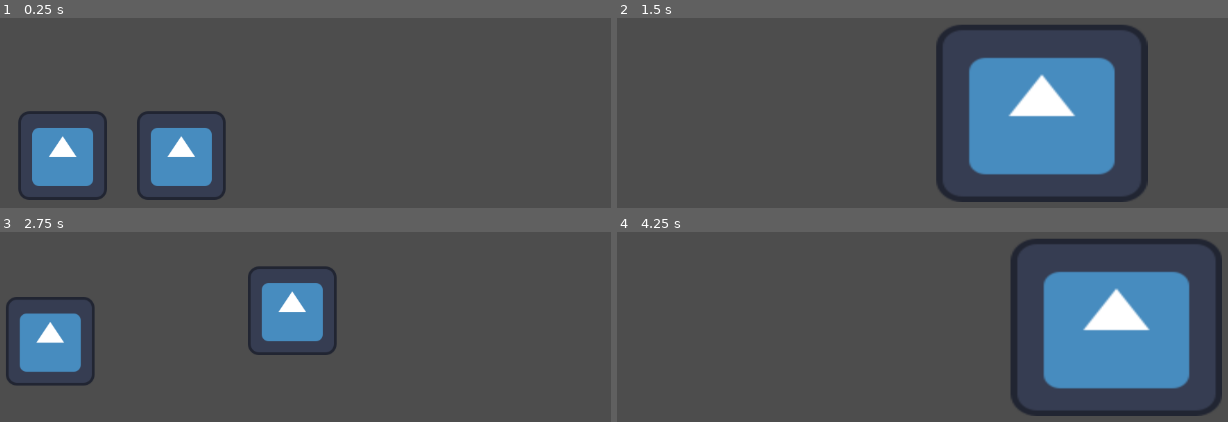
Above: before the commit, frames 1-4 (two rows, left to right).
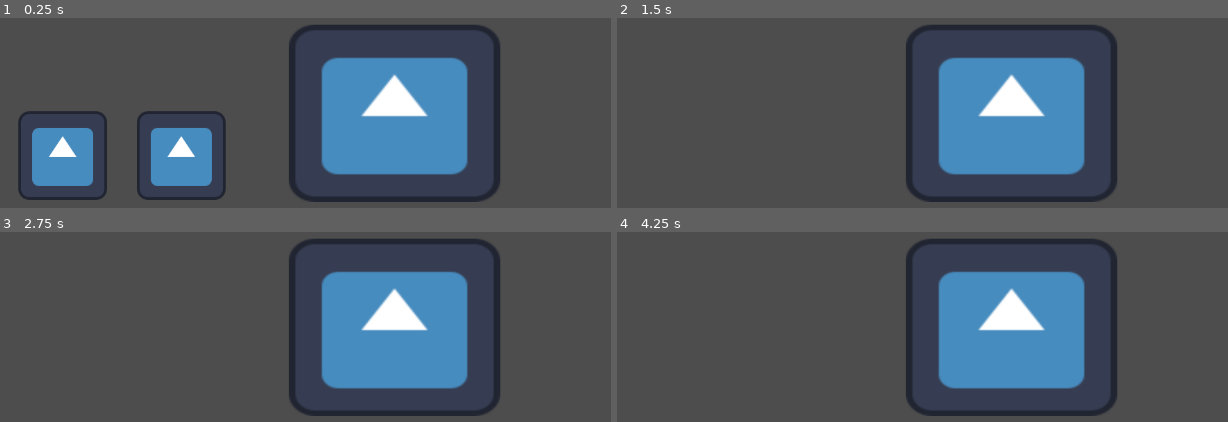
Above: after the commit, the same moments.

Repository: cs947939/vgd2025
Game: Godot game, scene res://node_2d.tscn
Same seed, same stepped clock (60 frames per second), same inputs: the game is played once before the commit and once after it. The engine's default icon, where the game draws it, is replaced by a stand-in: a white triangle on a blue panel in a dark square.
Inputs:
- Up to frame 1 (0.25 s): no input
- Up to frame 2 (1.5 s): tap Enter at 0.5 s; hold Down (down_2) 0.53-1.28 s; hold D (right_1) from 0.53 s (still down); tap W (up_1) at 0.77, 1.07 s; tap Left (left_2) at 0.8, 1.35 s
- Up to frame 3 (2.75 s): tap W (up_1) at 1.52, 1.82 s; tap Right (right_2) at 1.55 s; release D (right_1) at 2.03 s; hold A (left_1) from 2.03 s (still down); hold Right (right_2) from 2.03 s (still down); tap Up (up_2) at 2.3 s
- Up to frame 4 (4.25 s): release A (left_1) at 2.78 s; release Right (right_2) at 2.78 s; hold D (right_1) from 2.78 s (still down); tap Up (up_2) at 2.85 s; tap W (up_1) at 3.02, 3.05, 3.32 s; hold W (up_1) from 3.53 s (still down); tap Down (down_2) at 3.8 s

The runs differ from the first frame. In frame 1, 19% of the frame differs, in the area x 47-82%, y 3-97%; in frame 2, 12%; in frame 3, 26%; in frame 4, 26%, in the area x 47-100%, y 3-97%.
Error after the commit: Parse Error: Too few arguments for "split()" call. Expected at least 4 but received 0. (res://big_slime.gd:28)

Commit message:
Update big_slime.gd

Diff:
--- a/big_slime.gd
+++ b/big_slime.gd
@@ -4,13 +4,13 @@
 const SPEED = 300.0
 const JUMP_VELOCITY = -400.0
 
-signal hideslime
+signal hideslime(x1, x2, y1, y2)
 func _ready() -> void:
 	visible=false
 	process_mode = PROCESS_MODE_DISABLED
-func split() -> void:
+func split(x1, x2, y1, y2) -> void:
 	print("Different Input")
-	hideslime.emit()
+	hideslime.emit(x1, x2, y1, y2)
 	visible = false
 	process_mode = PROCESS_MODE_DISABLED
 func _physics_process(delta: float) -> void:
